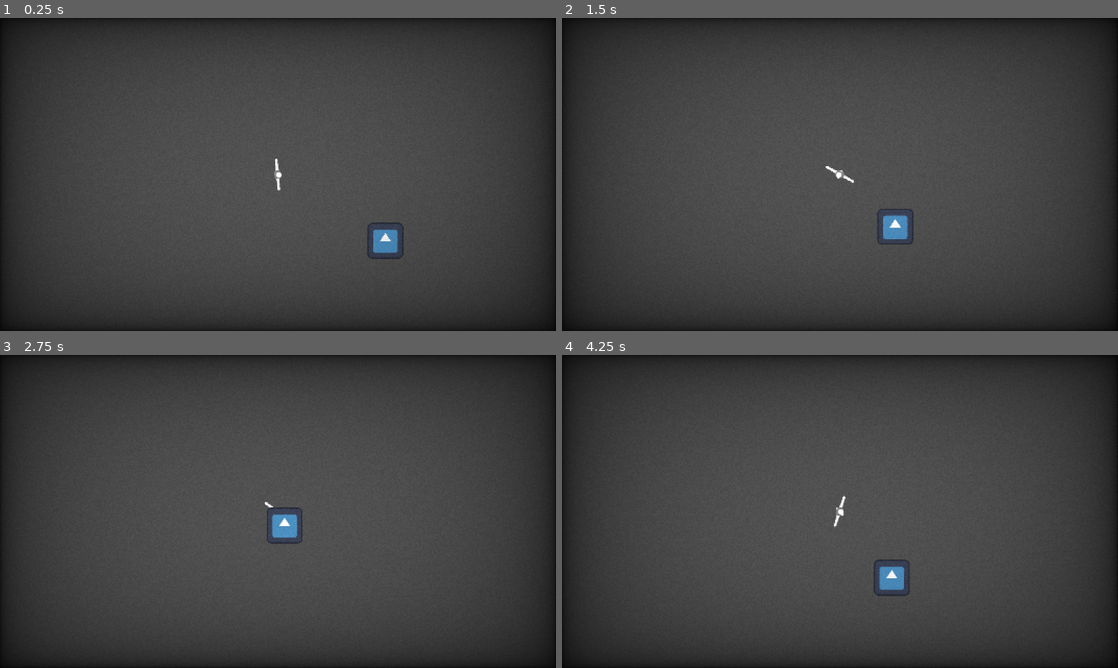
Above: before the commit, frames 1-4 (two rows, left to right).
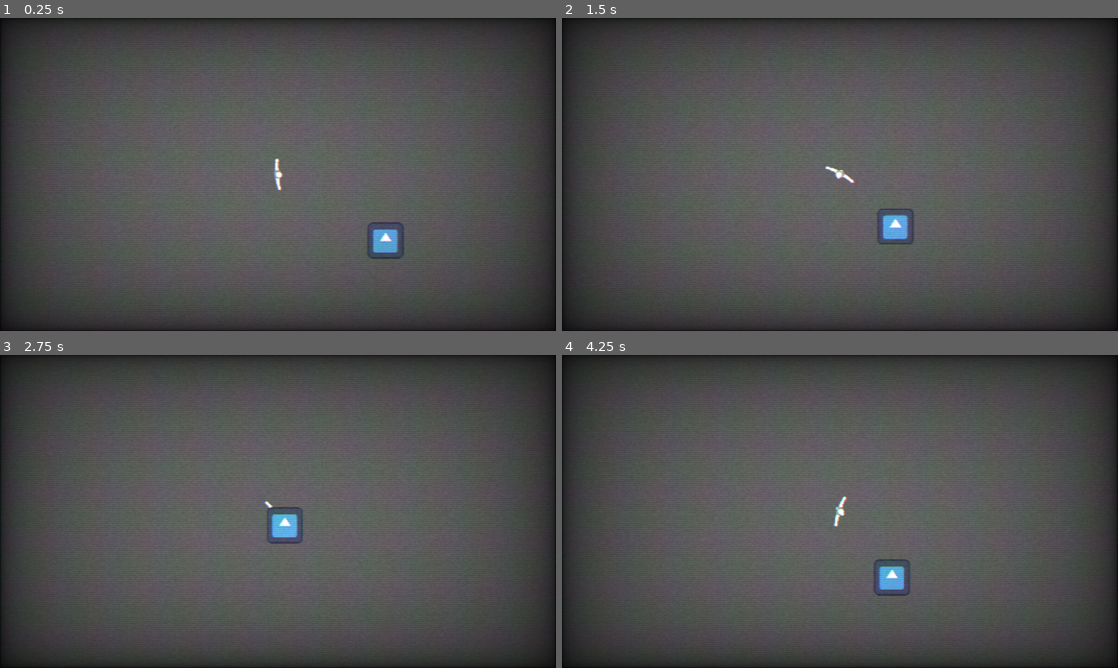
Above: after the commit, the same moments.

Repository: GakkunMoon/post-apoc-game
Game: Godot game, scene res://scenes/gameplay.tscn
The game is run twice, just before and just after one commit, with the same random seed, the same clock (stepped at 60 frames per second) and the same inputs. The engine's default icon, where the game draws it, is replaced by a stand-in: a white triangle on a blue panel in a dark square.
Inputs (mouse positions are in pixels of both pictures, inside the frame that each line leads up to):
- Up to frame 1 (0.25 s): no input
- Up to frame 2 (1.5 s): move the mouse to (962, 158) at 0.52 s; hold D (right) 0.53-1.28 s; move the mouse to (728, 190) at 1.27 s; hold S (down) from 1.28 s (still down)
- Up to frame 3 (2.75 s): move the mouse to (333, 442) at 2.02 s; release S (down) at 2.03 s; hold D (right) from 2.03 s (still down)
- Up to frame 4 (4.25 s): move the mouse to (812, 574) at 2.77 s; release D (right) at 2.78 s; hold W (up) 2.78-3.53 s; move the mouse to (1006, 558) at 3.52 s; hold A (left) from 3.53 s (still down)

The runs differ from the first frame. In frame 1, 9.1% of the frame differs, in the area x 7-92%, y 7-92%; in frame 2, 9.0%; in frame 3, 8.9%; in frame 4, 9.1%.

Commit message:
Added human inverse kinematics

Diff:
--- a/scenes/characters/models/human/human_model.tscn
+++ b/scenes/characters/models/human/human_model.tscn
@@ -98,6 +98,76 @@
 &"walk": SubResource("Animation_8jm5h")
 }
 
+[sub_resource type="SkeletonModification2DCCDIK" id="SkeletonModification2DCCDIK_2gacj"]
+target_nodepath = NodePath("../IKTargets/Right")
+tip_nodepath = NodePath("Torso/ArmR/ForearmR/HandR/HandPoint")
+ccdik_data_chain_length = 3
+joint_data/0/bone_index = 1
+joint_data/0/bone2d_node = NodePath("Torso/ArmR")
+joint_data/0/rotate_from_joint = false
+joint_data/0/enable_constraint = true
+joint_data/0/constraint_angle_min = 224.99998
+joint_data/0/constraint_angle_max = 360.0
+joint_data/0/constraint_angle_invert = false
+joint_data/0/constraint_in_localspace = true
+joint_data/0/editor_draw_gizmo = true
+joint_data/1/bone_index = 2
+joint_data/1/bone2d_node = NodePath("Torso/ArmR/ForearmR")
+joint_data/1/rotate_from_joint = false
+joint_data/1/enable_constraint = true
+joint_data/1/constraint_angle_min = 224.99998
+joint_data/1/constraint_angle_max = 349.99997
+joint_data/1/constraint_angle_invert = false
+joint_data/1/constraint_in_localspace = true
+joint_data/1/editor_draw_gizmo = true
+joint_data/2/bone_index = 3
+joint_data/2/bone2d_node = NodePath("Torso/ArmR/ForearmR/HandR")
+joint_data/2/rotate_from_joint = false
+joint_data/2/enable_constraint = true
+joint_data/2/constraint_angle_min = 0.0
+joint_data/2/constraint_angle_max = 270.0
+joint_data/2/constraint_angle_invert = true
+joint_data/2/constraint_in_localspace = true
+joint_data/2/editor_draw_gizmo = true
+
+[sub_resource type="SkeletonModification2DCCDIK" id="SkeletonModification2DCCDIK_bsc6w"]
+target_nodepath = NodePath("../IKTargets/Left")
+tip_nodepath = NodePath("Torso/ArmL/ForearmL/HandL/HandPoint")
+ccdik_data_chain_length = 3
+joint_data/0/bone_index = 4
+joint_data/0/bone2d_node = NodePath("Torso/ArmL")
+joint_data/0/rotate_from_joint = false
+joint_data/0/enable_constraint = true
+joint_data/0/constraint_angle_min = 180.0
+joint_data/0/constraint_angle_max = 314.99997
+joint_data/0/constraint_angle_invert = false
+joint_data/0/constraint_in_localspace = true
+joint_data/0/editor_draw_gizmo = true
+joint_data/1/bone_index = 5
+joint_data/1/bone2d_node = NodePath("Torso/ArmL/ForearmL")
+joint_data/1/rotate_from_joint = false
+joint_data/1/enable_constraint = true
+joint_data/1/constraint_angle_min = 9.999999
+joint_data/1/constraint_angle_max = 135.0
+joint_data/1/constraint_angle_invert = false
+joint_data/1/constraint_in_localspace = true
+joint_data/1/editor_draw_gizmo = true
+joint_data/2/bone_index = 6
+joint_data/2/bone2d_node = NodePath("Torso/ArmL/ForearmL/HandL")
+joint_data/2/rotate_from_joint = false
+joint_data/2/enable_constraint = true
+joint_data/2/constraint_angle_min = 90.0
+joint_data/2/constraint_angle_max = 360.0
+joint_data/2/constraint_angle_invert = true
+joint_data/2/constraint_in_localspace = true
+joint_data/2/editor_draw_gizmo = true
+
+[sub_resource type="SkeletonModificationStack2D" id="SkeletonModificationStack2D_8s0i2"]
+enabled = true
+modification_count = 2
+modifications/0 = SubResource("SkeletonModification2DCCDIK_2gacj")
+modifications/1 = SubResource("SkeletonModification2DCCDIK_bsc6w")
+
 [node name="HumanModel" type="Node2D"]
 
 [node name="Feet" type="Node2D" parent="."]
@@ -123,33 +193,142 @@
 position = Vector2(0, 1)
 
 [node name="ArmR" type="Sprite2D" parent="Torso/Arms"]
-position = Vector2(15, 0)
-rotation = 1.5707964
+position = Vector2(16, 2)
+rotation = 1.5707965
+scale = Vector2(0.99998266, 0.99998266)
 texture = ExtResource("2_8jm5h")
 
 [node name="Forearm" type="Sprite2D" parent="Torso/Arms/ArmR"]
-position = Vector2(0, -14)
+position = Vector2(1.4305115e-06, -11.000027)
+rotation = -0.17453317
+scale = Vector2(1.0000058, 1.0000058)
 texture = ExtResource("3_2gacj")
 
 [node name="Hand" type="Sprite2D" parent="Torso/Arms/ArmR/Forearm"]
-position = Vector2(0, -18)
+position = Vector2(6.67572e-06, -19.000011)
+scale = Vector2(1.000011, 1.000011)
 texture = ExtResource("4_2gacj")
 
 [node name="ArmL" type="Sprite2D" parent="Torso/Arms"]
-position = Vector2(-15, 0)
-rotation = -1.5707964
+position = Vector2(-16, 2)
+rotation = -1.5707961
+scale = Vector2(0.9999765, 0.9999765)
 texture = ExtResource("2_8jm5h")
 
 [node name="Forearm" type="Sprite2D" parent="Torso/Arms/ArmL"]
-position = Vector2(0, -14)
+position = Vector2(6.0796738e-05, -11.000113)
+rotation = 0.17453295
+scale = Vector2(1.0000079, 1.0000079)
 texture = ExtResource("3_2gacj")
 
 [node name="Hand" type="Sprite2D" parent="Torso/Arms/ArmL/Forearm"]
-position = Vector2(0, -18)
+position = Vector2(-3.862381e-05, -19.000187)
+scale = Vector2(1.0000051, 1.0000051)
 texture = ExtResource("4_2gacj")
 
 [node name="Chest" type="Sprite2D" parent="Torso"]
 texture = ExtResource("2_aawpy")
 
+[node name="Skeleton2D" type="Skeleton2D" parent="Torso"]
+modification_stack = SubResource("SkeletonModificationStack2D_8s0i2")
+
+[node name="Torso" type="Bone2D" parent="Torso/Skeleton2D"]
+rest = Transform2D(1, 0, 0, 1, 0, 0)
+editor_settings/show_bone_gizmo = false
+
+[node name="ArmR" type="Bone2D" parent="Torso/Skeleton2D/Torso"]
+position = Vector2(16, 3)
+rotation = -1.8406433
+scale = Vector2(0.99998266, 0.99998266)
+rest = Transform2D(1, 0, 0, 1, 14, 1)
+editor_settings/show_bone_gizmo = false
+metadata/_local_pose_override_enabled_ = true
+
+[node name="ForearmR" type="Bone2D" parent="Torso/Skeleton2D/Torso/ArmR"]
+position = Vector2(11, 0)
+rotation = -0.17453316
+scale = Vector2(1.0000068, 1.0000068)
+rest = Transform2D(1, 0, 0, 1, 14, 0)
+editor_settings/show_bone_gizmo = false
+metadata/_local_pose_override_enabled_ = true
+
+[node name="HandR" type="Bone2D" parent="Torso/Skeleton2D/Torso/ArmR/ForearmR"]
+position = Vector2(19, 0)
+scale = Vector2(1.0000117, 1.0000117)
+rest = Transform2D(1, 0, 0, 1, 19, 0)
+auto_calculate_length_and_angle = false
+length = 8.0
+bone_angle = 0.0
+editor_settings/show_bone_gizmo = false
+metadata/_local_pose_override_enabled_ = true
+
+[node name="HandPoint" type="Marker2D" parent="Torso/Skeleton2D/Torso/ArmR/ForearmR/HandR"]
+position = Vector2(5, 0)
+
+[node name="RemoteTransform2D" type="RemoteTransform2D" parent="Torso/Skeleton2D/Torso/ArmR/ForearmR/HandR"]
+rotation = 1.5707964
+remote_path = NodePath("../../../../../../Arms/ArmR/Forearm/Hand")
+
+[node name="RemoteTransform2D" type="RemoteTransform2D" parent="Torso/Skeleton2D/Torso/ArmR/ForearmR"]
+rotation = 1.5707964
+remote_path = NodePath("../../../../../Arms/ArmR/Forearm")
+
+[node name="RemoteTransform2D" type="RemoteTransform2D" parent="Torso/Skeleton2D/Torso/ArmR"]
+rotation = 1.5707964
+remote_path = NodePath("../../../../Arms/ArmR")
+
+[node name="ArmL" type="Bone2D" parent="Torso/Skeleton2D/Torso"]
+position = Vector2(-16, 3)
+rotation = -1.1401042
+scale = Vector2(0.9999781, 0.9999781)
+rest = Transform2D(-1, -8.742278e-08, 8.742278e-08, -1, -14, 1)
+auto_calculate_length_and_angle = false
+length = 16.0
+bone_angle = 0.0
+editor_settings/show_bone_gizmo = false
+metadata/_local_pose_override_enabled_ = true
+
+[node name="ForearmL" type="Bone2D" parent="Torso/Skeleton2D/Torso/ArmL"]
+position = Vector2(11, 0)
+rotation = 0.7857804
+scale = Vector2(1.0000104, 1.0000104)
+rest = Transform2D(1, 0, 0, 1, 14, 0)
+editor_settings/show_bone_gizmo = false
+metadata/_local_pose_override_enabled_ = true
+
+[node name="HandL" type="Bone2D" parent="Torso/Skeleton2D/Torso/ArmL/ForearmL"]
+position = Vector2(19, 0)
+rotation = 1.0967234e-05
+scale = Vector2(1.0000019, 1.0000019)
+rest = Transform2D(1, 0, 0, 1, 19, 0)
+auto_calculate_length_and_angle = false
+length = 8.0
+bone_angle = 0.0
+editor_settings/show_bone_gizmo = false
+metadata/_local_pose_override_enabled_ = true
+
+[node name="HandPoint" type="Marker2D" parent="Torso/Skeleton2D/Torso/ArmL/ForearmL/HandL"]
+position = Vector2(5, 0)
+
+[node name="RemoteTransform2D" type="RemoteTransform2D" parent="Torso/Skeleton2D/Torso/ArmL/ForearmL/HandL"]
+rotation = 1.5707964
+remote_path = NodePath("../../../../../../Arms/ArmL/Forearm/Hand")
+
+[node name="RemoteTransform2D" type="RemoteTransform2D" parent="Torso/Skeleton2D/Torso/ArmL/ForearmL"]
+rotation = 1.5707964
+remote_path = NodePath("../../../../../Arms/ArmL/Forearm")
+
+[node name="RemoteTransform2D" type="RemoteTransform2D" parent="Torso/Skeleton2D/Torso/ArmL"]
+rotation = 1.5707964
+remote_path = NodePath("../../../../Arms/ArmL")
+
+[node name="IKTargets" type="Node2D" parent="Torso"]
+
+[node name="Right" type="Marker2D" parent="Torso/IKTargets"]
+position = Vector2(100, 0)
+
+[node name="Left" type="Marker2D" parent="Torso/IKTargets"]
+position = Vector2(-100, 0)
+
 [node name="Head" type="Sprite2D" parent="."]
 texture = ExtResource("3_8jm5h")
--- a/scenes/characters/player/player.tscn
+++ b/scenes/characters/player/player.tscn
@@ -4,6 +4,7 @@
 [ext_resource type="Script" uid="uid://dpg223ru3n4ra" path="res://scenes/characters/player/player.gd" id="1_t61fv"]
 
 [sub_resource type="CircleShape2D" id="CircleShape2D_bcx1r"]
+radius = 17.0
 
 [node name="Player" type="CharacterBody2D"]
 script = ExtResource("1_t61fv")
--- a/scenes/gameplay.tscn
+++ b/scenes/gameplay.tscn
@@ -6,15 +6,15 @@
 [sub_resource type="ShaderMaterial" id="ShaderMaterial_l1v76"]
 shader = ExtResource("1_00tan")
 shader_parameter/resolution = Vector2(533, 300)
-shader_parameter/scan_line_amount = 0.0
+shader_parameter/scan_line_amount = 0.50000002375
 shader_parameter/warp_amount = 0.0
 shader_parameter/noise_amount = 0.050000002375
 shader_parameter/interference_amount = 0.2
-shader_parameter/grille_amount = 0.0
+shader_parameter/grille_amount = 0.1
 shader_parameter/grille_size = 1.0
 shader_parameter/vignette_amount = 0.6
 shader_parameter/vignette_intensity = 0.4
-shader_parameter/aberation_amount = 0.0
+shader_parameter/aberation_amount = 0.5
 shader_parameter/roll_line_amount = 0.0
 shader_parameter/roll_speed = 1.0
 shader_parameter/scan_line_strength = -8.0
@@ -24,7 +24,7 @@
 
 [node name="CanvasLayer" type="CanvasLayer" parent="."]
 
-[node name="ColorRect" type="ColorRect" parent="CanvasLayer"]
+[node name="CRT" type="ColorRect" parent="CanvasLayer"]
 material = SubResource("ShaderMaterial_l1v76")
 anchors_preset = 15
 anchor_right = 1.0
@@ -32,4 +32,13 @@
 grow_horizontal = 2
 grow_vertical = 2
 
+[node name="Shadow" type="ColorRect" parent="CanvasLayer"]
+visible = false
+anchors_preset = 15
+anchor_right = 1.0
+anchor_bottom = 1.0
+grow_horizontal = 2
+grow_vertical = 2
+color = Color(0, 0, 0, 1)
+
 [node name="TestWorld" parent="." instance=ExtResource("1_7biu0")]
Not shown: 1 places in scenes/characters/models/human/human_model.tscn that only renumber resources
